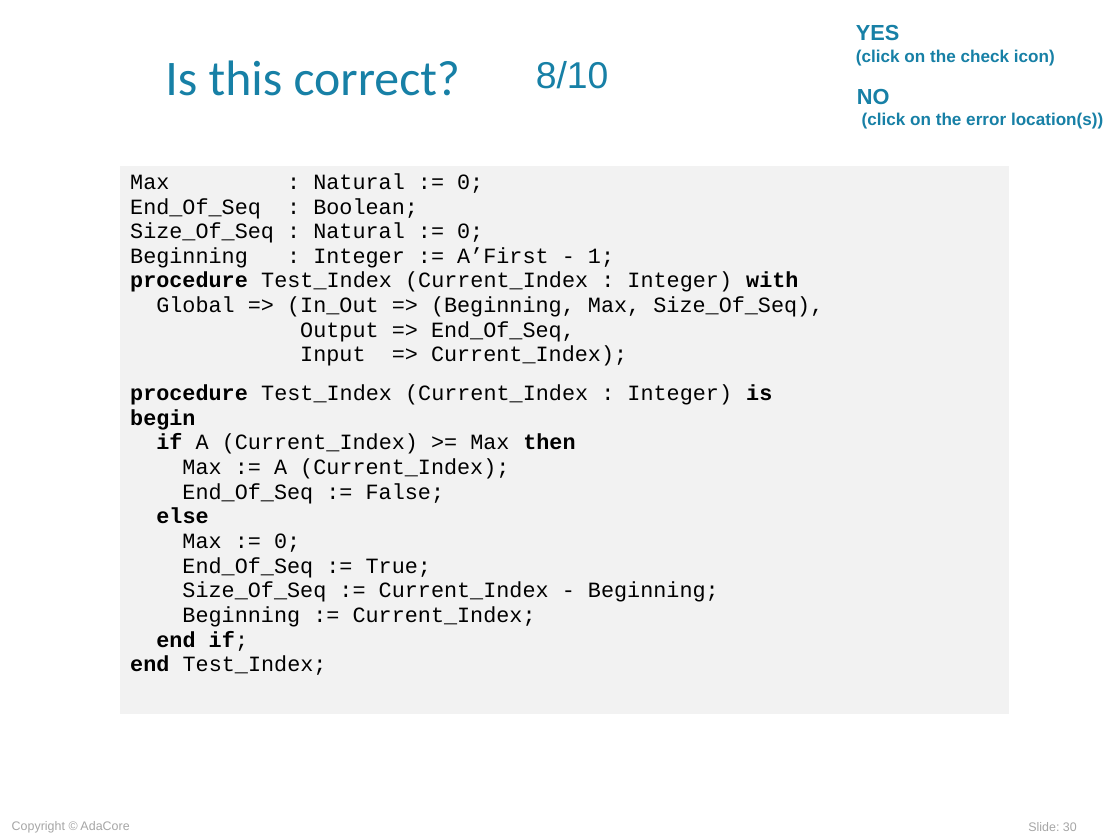
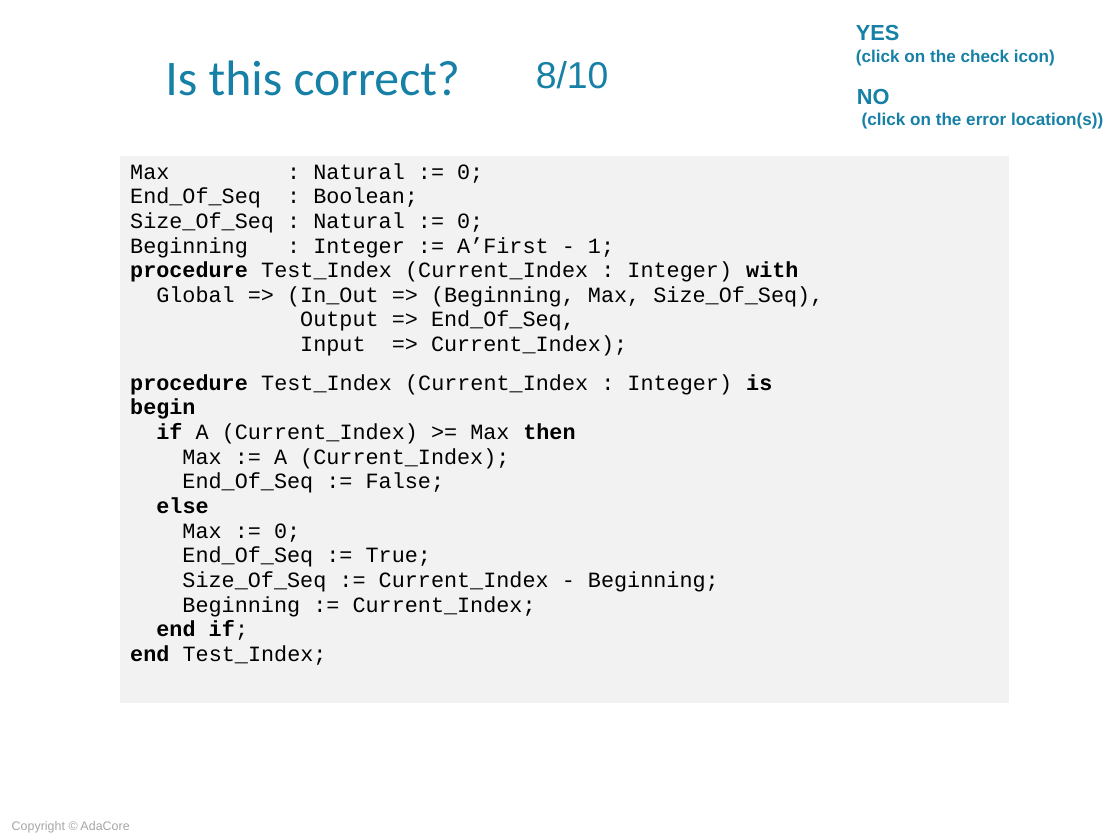
Before and after one commit to AdaCoreU/Courses, a slide deck: slide 30 of lectures/06_SPARK_2014/02_Flow_Analysis/Slides/02_Flow_Analysis.ppt. Drawn at 1120x840 pixels with LibreOffice and Linux fonts; fonts in the diff are those of the drawing; background and template pictures are left out. Boxes give left, top, right and bottom in pixels: in the first picture for what was removed or moved away, otherwise in the second. Text is boxed around its words. In the diff, an @@ line names an element or a change of style, - is before the commit and + after.

```diff
--- a/lectures/06_SPARK_2014/02_Flow_Analysis/Slides/02_Flow_Analysis.ppt
+++ b/lectures/06_SPARK_2014/02_Flow_Analysis/Slides/02_Flow_Analysis.ppt
@@ table: place and size @@
-table at (119,166,1009,715)
+table at (119,156,1009,704)
@@ page number removed at (1028,822,1077,831) @@
-Slide: 30
```
Also in this commit, not shown: 33 other slides changed, 2 slides added, 2 slides removed, 1 other file.
